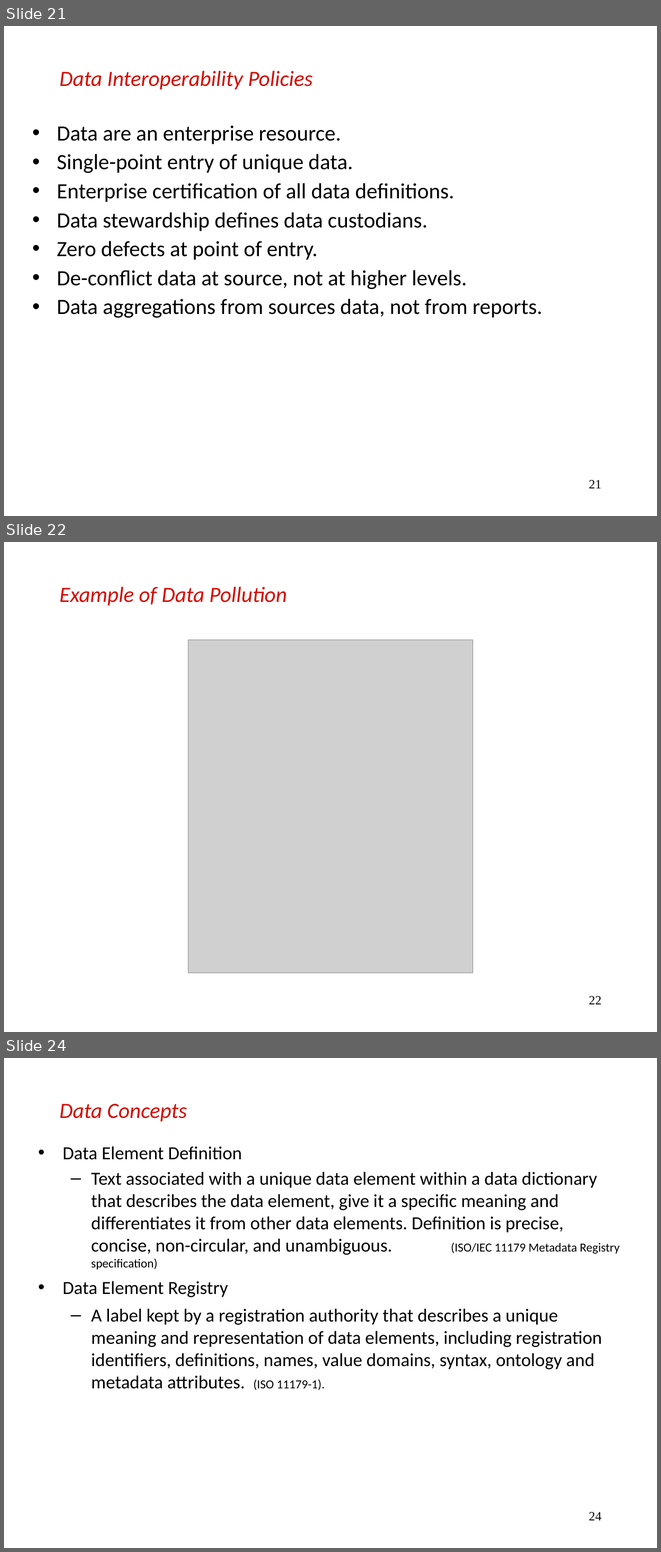
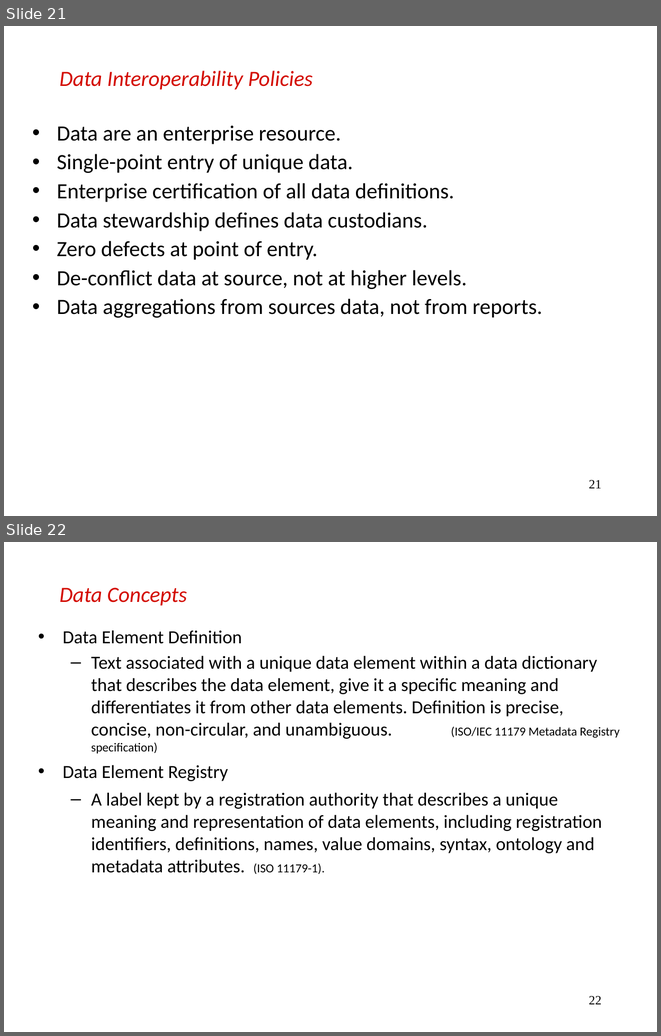
Before and after one commit to thangdinh95/ISDProject, a slide deck: Document/Presentation/web technologies service-oriented architecture.ppt. Shown one above the other, each under a label of ours: slides 21, 22 and 24 before the commit, slides 21 and 22 after it; the slides between them are not shown. The pictures are 661x1552 and 661x1036 pixels, drawn with LibreOffice and Linux fonts; fonts in the diff are those of the drawing; grey boxes stand for pictures. Boxes give left, top, right and bottom in pixels: in the first picture for what was removed or moved away, otherwise in the second. Text is boxed around its words. In the diff, an @@ line names an element or a change of style, - is before the commit and + after.

```diff
--- a/Document/Presentation/web technologies service-oriented architecture.ppt
+++ b/Document/Presentation/web technologies service-oriented architecture.ppt
@@ slide 22 removed at <box>4,542,657,1032</box>, background #FFFFFF @@
@@ title removed at <box>60,587,286,606</box> @@
-Example of Data Pollution
@@ picture removed at <box>188,640,473,973</box> @@
@@ page number removed at <box>589,996,601,1004</box> @@
-22
@@ what was slide 24 is now slide 22 @@
@@ page number at <box>589,996,601,1004</box>: text changed @@
-24
+22
```
Also in this commit, not shown: 3 slides changed, 6 other slides removed.
